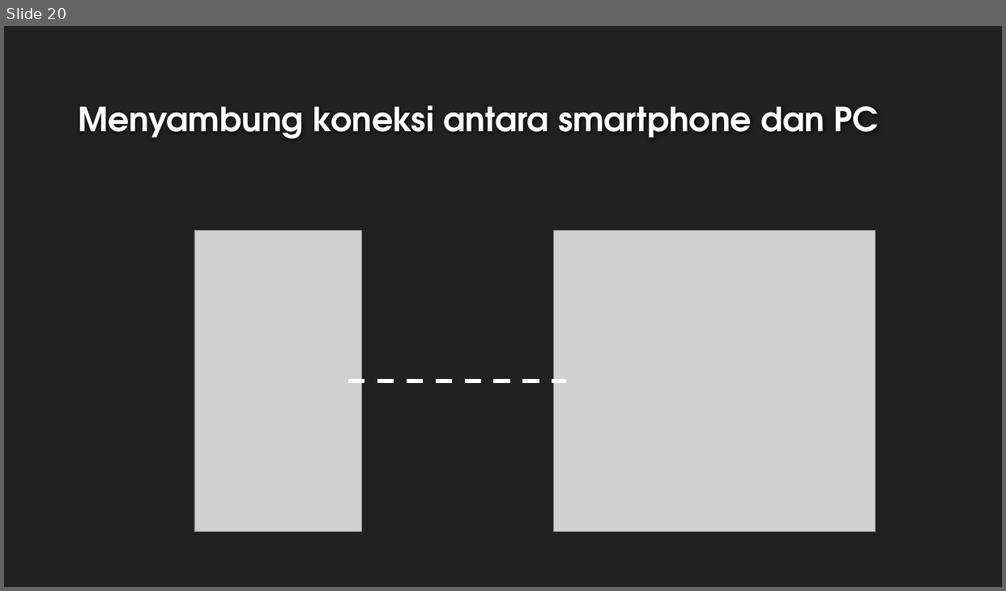
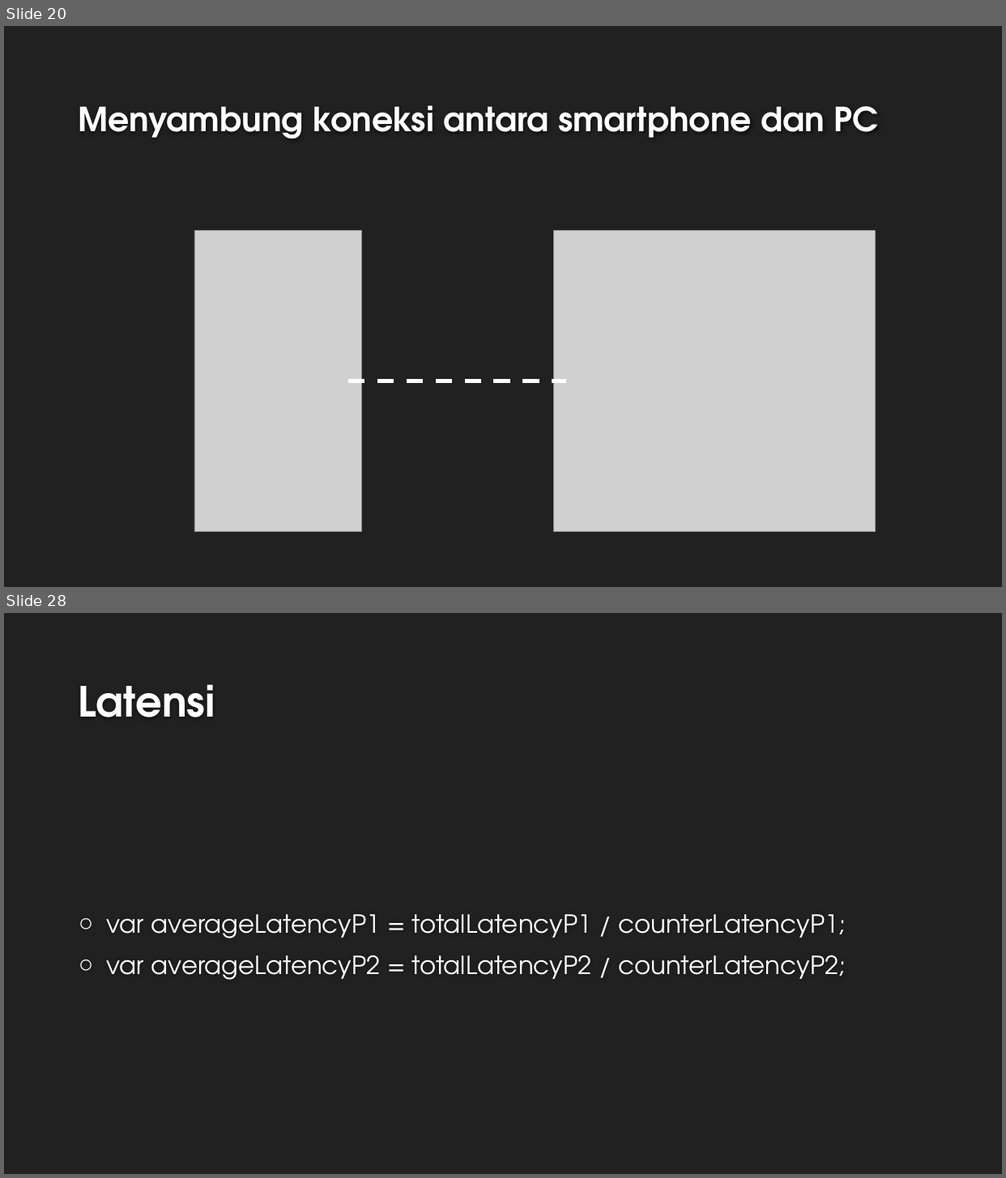
Before and after one commit to priambodop/Skripsi, a slide deck: Slide/slide_sidang.pptx. Shown one above the other, each under a label of ours: slide 20 before the commit, slides 20 and 28 after it; the slides between them are not shown. The pictures are 1006x591 and 1006x1178 pixels, drawn with LibreOffice and Linux fonts; fonts in the diff are those of the drawing; grey boxes stand for pictures; background and template pictures are left out. Boxes give left, top, right and bottom in pixels: in the first picture for what was removed or moved away, otherwise in the second. Text is boxed around its words. In the diff, an @@ line names an element or a change of style, - is before the commit and + after.

```diff
--- a/Slide/slide_sidang.pptx
+++ b/Slide/slide_sidang.pptx
@@ slide 28 added at box(4, 613, 1002, 1174), background #212121 @@
@@ title added at box(78, 684, 215, 717), 40 pt, text #FEFEFE, bold @@
+Latensi
@@ text added at box(107, 914, 846, 980), 24 pt, text #FFFFFF @@
+○ var averageLatencyP1 = totalLatencyP1 / counterLatencyP1;
+○ var averageLatencyP2 = totalLatencyP2 / counterLatencyP2;
```
Also in this commit, not shown: 7 slides changed, 9 other slides added, 4 slides removed, 5 other files.
